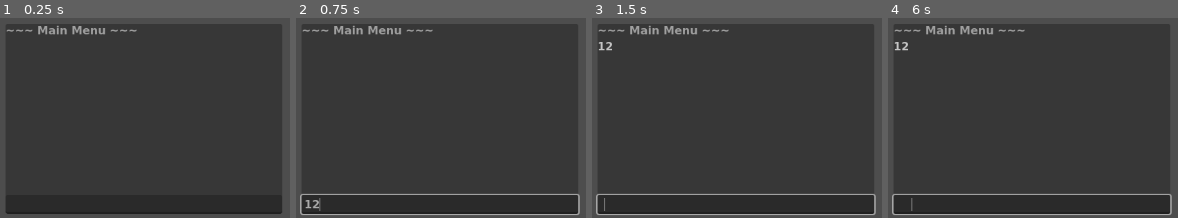
Above: before the commit, frames 1-4 (left to right).
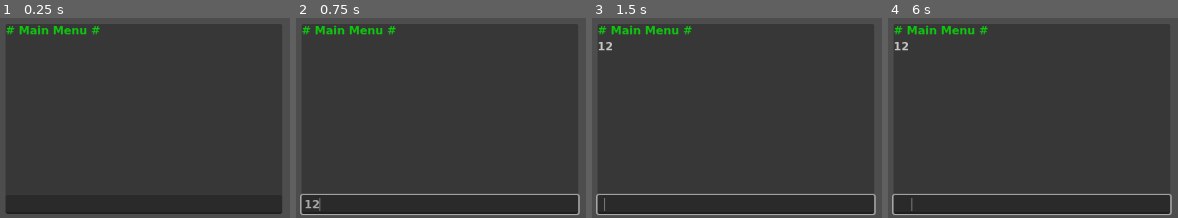
Above: after the commit, the same moments.

Repository: Endermandels/ForrestDwellers2
Game: Godot game, scene res://scenes/main_menu.tscn
Two runs of this game, one before a commit and one after it. Both use one fixed random seed, a clock stepped at 60 frames per second and the inputs below.
Inputs (mouse positions are in pixels of both pictures, inside the frame that each line leads up to):
- Up to frame 1 (0.25 s): no input
- Up to frame 2 (0.75 s): click (441, 204) at 0.52 s; type "12" at 0.6 s
- Up to frame 3 (1.5 s): tap Enter at 1.25 s; tap Space (select) at 1.35 s
- Up to frame 4 (6 s): tap Space (select) at 2, 2.1, 2.85, 3.5, 3.6, 4.35, 5, 5.1, 5.85 s; tap Enter at 2.75, 4.25 s

The runs differ from the first frame. In frame 1, 1.1% of the frame differs, in the area x 2-48%, y 3-9%; in frame 2, 1.1%; in frame 3, 1.1%; in frame 4, 1.1%.

Commit message:
Add DRN effect, modify Venom to cost 1 MP

Diff:
--- a/resources/abilities/venom.tres
+++ b/resources/abilities/venom.tres
@@ -1,10 +1,11 @@
-[gd_resource type="Resource" script_class="AbilityResource" load_steps=9 format=3 uid="uid://8w2sbqtlu371"]
+[gd_resource type="Resource" script_class="AbilityResource" load_steps=12 format=3 uid="uid://8w2sbqtlu371"]
 
 [ext_resource type="Script" uid="uid://d084ilajke2li" path="res://scripts/resources/ability_condition_resource.gd" id="1_7afc8"]
 [ext_resource type="Script" uid="uid://4cn21vk6dwbs" path="res://scripts/resources/effect_resource.gd" id="1_mlxw7"]
 [ext_resource type="Script" uid="uid://d00scq1pm4o5o" path="res://scripts/resources/effects/apply_status_effect_resource.gd" id="2_dbtjg"]
 [ext_resource type="Script" uid="uid://dpoiljl72xoph" path="res://scripts/resources/ability_resource.gd" id="2_mnxqt"]
 [ext_resource type="Script" uid="uid://btwrh7qk7mpr5" path="res://scripts/resources/status_effects/poison_resource.gd" id="3_dbtjg"]
+[ext_resource type="Script" uid="uid://chpvbwes60tv6" path="res://scripts/resources/effects/drn_effect_resource.gd" id="3_i6usq"]
 
 [sub_resource type="Resource" id="Resource_7afc8"]
 script = ExtResource("1_7afc8")
@@ -15,6 +16,17 @@
 scalar = 6
 Units = null
 metadata/_custom_type_script = "uid://d084ilajke2li"
+
+[sub_resource type="Resource" id="Resource_ejn0s"]
+script = ExtResource("1_7afc8")
+Boolean = null
+Units = null
+metadata/_custom_type_script = "uid://d084ilajke2li"
+
+[sub_resource type="Resource" id="Resource_geifv"]
+script = ExtResource("3_i6usq")
+name_id = "DRN"
+metadata/_custom_type_script = "uid://chpvbwes60tv6"
 
 [sub_resource type="Resource" id="Resource_i6usq"]
 script = ExtResource("3_dbtjg")
@@ -32,6 +44,6 @@
 script = ExtResource("2_mnxqt")
 name_id = "Venom"
 triggers = Array[int]([3])
-conditions = Array[ExtResource("1_7afc8")]([SubResource("Resource_7afc8")])
-effects = Array[ExtResource("1_mlxw7")]([SubResource("Resource_xo1uk")])
+conditions = Array[ExtResource("1_7afc8")]([SubResource("Resource_7afc8"), SubResource("Resource_ejn0s")])
+effects = Array[ExtResource("1_mlxw7")]([SubResource("Resource_geifv"), SubResource("Resource_xo1uk")])
 metadata/_custom_type_script = "uid://dpoiljl72xoph"
--- a/resources/units/snake.tres
+++ b/resources/units/snake.tres
@@ -7,7 +7,7 @@
 [resource]
 script = ExtResource("1_ec4t2")
 name_id = "Snake"
-base_hp = 10
+base_hp = 100
 base_atk = 1
 base_spd = 1
 base_mp = 2
--- a/scripts/globals/helper_functions.gd
+++ b/scripts/globals/helper_functions.gd
@@ -27,7 +27,9 @@
 	var cols: int = Constants.BF_COLS
 	var rows: int = Constants.BF_ROWS
 
-	if target_rule == Constants.TargetRule.OPPONENT_ENGAGED:
+	if target_rule == Constants.TargetRule.SELF:
+		res.append(source)
+	elif target_rule == Constants.TargetRule.OPPONENT_ENGAGED:
 		res.append(source.engaged_opponent)
 	elif target_rule == Constants.TargetRule.OPPONENT_ACROSS:
 		var src_row: int = get_row(source.position, cols)
--- /dev/null
+++ b/scripts/resources/effects/drn_effect_resource.gd
@@ -0,0 +1,4 @@
+extends EffectResource
+class_name DRNEffectResource
+
+@export var drn: int  = 1 ## How much DRN to apply
--- a/scripts/runtime/ability_runtime.gd
+++ b/scripts/runtime/ability_runtime.gd
@@ -42,4 +42,4 @@
 			for u in targets:
 				e.apply(source_unit, u)
 	else:
-		Console.print_line("TODO: DELETE * [%s] could not use [%s]" % [source_unit, self])
+		Console.print_line("* [%s] could not use [%s]" % [source_unit, self])
--- a/scripts/runtime/effect_runtime.gd
+++ b/scripts/runtime/effect_runtime.gd
@@ -11,6 +11,8 @@
 		return DMGEffectRuntime.new(res)
 	if res is ApplyStatusEffectResource:
 		return ApplyStatusEffectRuntime.new(res)
+	if res is DRNEffectResource:
+		return DRNEffectRuntime.new(res)
 	push_error("No runtime registered for: %s" % res.get_class())
 	return EffectRuntime.new(res)
 
--- a/scripts/runtime/effects/dmg_effect_runtime.gd
+++ b/scripts/runtime/effects/dmg_effect_runtime.gd
@@ -15,11 +15,12 @@
 		Console.print_line("* [%s] is already dead" % target)
 		return
 
+	Console.print_line("* [%s] took [%d] DMG" % [target, dmg_mod])
+
 	if not is_pure:
 		dmg_mod = Helper.clamp_zero(dmg_mod - target.arm)
 		target.arm = Helper.clamp_zero(target.arm - dmg)
 
-	Console.print_line("* [%s] took [%d] DMG" % [target, dmg_mod])
 	target.hp = Helper.clamp_zero(target.hp - dmg_mod)
 
 	if target.is_dead:
--- /dev/null
+++ b/scripts/runtime/effects/drn_effect_runtime.gd
@@ -0,0 +1,15 @@
+extends EffectRuntime
+class_name DRNEffectRuntime
+
+var drn: int ## How much DRN to apply
+
+func init(res: DRNEffectResource) -> void:
+	drn = res.drn
+
+func apply(source: UnitRuntime, target: UnitRuntime) -> void:
+	if target.is_dead:
+		Console.print_line("* [%s] is dead" % target)
+		return
+
+	Console.print_line("* [%s] suffered [%d] DRN" % [target, drn])
+	target.mp = Helper.clamp_zero(target.mp - drn)
--- a/scripts/scenes/battle/states/state_ability_resolution.gd
+++ b/scripts/scenes/battle/states/state_ability_resolution.gd
@@ -17,7 +17,7 @@
 	return state
 
 func enter(data: BattleStateData) -> void:
-	Console.print_line("~~~ Ability Resolution ~~~")
+	Console.print_line("# Ability Resolution #", Color.GREEN)
 	next_state = data.next_state
 
 func exit(data: BattleStateData) -> void:
--- a/scripts/scenes/battle/states/state_attack.gd
+++ b/scripts/scenes/battle/states/state_attack.gd
@@ -57,7 +57,7 @@
 func enter(data: BattleStateData) -> void:
 	var cur_unit: UnitRuntime = data.units_queue[0]
 
-	Console.print_line("~~~ [%s] Attack ~~~" % cur_unit)
+	Console.print_line("# [%s] Attack #" % cur_unit, Color.GREEN)
 	if data.defenders_queue.size() == 0:
 		# Initialize defenders_queue
 		if cur_unit != GameState.player:
--- a/scripts/scenes/battle/states/state_battle_end.gd
+++ b/scripts/scenes/battle/states/state_battle_end.gd
@@ -5,7 +5,7 @@
 	return null
 
 func enter(data: BattleStateData) -> void:
-	Console.print_line("~~~ Battle End ~~~")
+	Console.print_line("# Battle End #", Color.GREEN)
 	if data.player_won:
 		Console.print_line("* Player Won!")
 	else:
--- a/scripts/scenes/battle/states/state_battle_start.gd
+++ b/scripts/scenes/battle/states/state_battle_start.gd
@@ -9,7 +9,7 @@
 func enter(data: BattleStateData) -> void:
 	var units_queue: Array[UnitRuntime] = data.units_queue
 
-	Console.print_line("~~~ Battle Start ~~~")
+	Console.print_line("# Battle Start #", Color.GREEN)
 	units_queue.sort_custom(func (a: UnitRuntime, b: UnitRuntime): return a.spd > b.spd)
 
 func exit(data: BattleStateData) -> void:
--- a/scripts/scenes/battle/states/state_status_effect_resolution.gd
+++ b/scripts/scenes/battle/states/state_status_effect_resolution.gd
@@ -21,7 +21,7 @@
 	return state
 
 func enter(data: BattleStateData) -> void:
-	Console.print_line("~~~ Status Effect Resolution ~~~")
+	Console.print_line("# Status Effect Resolution #", Color.GREEN)
 	next_state = data.next_state
 
 func exit(data: BattleStateData) -> void:
--- a/scripts/scenes/battle/states/state_turn_end.gd
+++ b/scripts/scenes/battle/states/state_turn_end.gd
@@ -47,7 +47,7 @@
 	if data.activate_trigger:
 		var cur_unit: UnitRuntime = data.units_queue[0]
 
-		Console.print_line("~~~ [%s] Turn End ~~~" % cur_unit)
+		Console.print_line("# [%s] Turn End #" % cur_unit, Color.GREEN)
 
 func exit(data: BattleStateData) -> void:
 	if data.activate_trigger:
--- a/scripts/scenes/battle/states/state_turn_start.gd
+++ b/scripts/scenes/battle/states/state_turn_start.gd
@@ -33,7 +33,7 @@
 	if data.activate_trigger:
 		var cur_unit: UnitRuntime = data.units_queue[0]
 
-		Console.print_line("~~~ [%s] Turn Start ~~~" % cur_unit)
+		Console.print_line("# [%s] Turn Start #" % cur_unit, Color.GREEN)
 
 func exit(data: BattleStateData) -> void:
 	pass
--- a/scripts/scenes/main_menu.gd
+++ b/scripts/scenes/main_menu.gd
@@ -7,7 +7,7 @@
 	GameState.init_new_game()
 
 func _ready() -> void:
-	Console.print_line("~~~ Main Menu ~~~")
+	Console.print_line("# Main Menu #", Color.GREEN)
 
 func _unhandled_input(_event: InputEvent) -> void:
 	if Input.is_action_just_pressed("select"):
Not shown, added: scripts/resources/effects/drn_effect_resource.gd.uid
Not shown, added: scripts/runtime/effects/drn_effect_runtime.gd.uid
